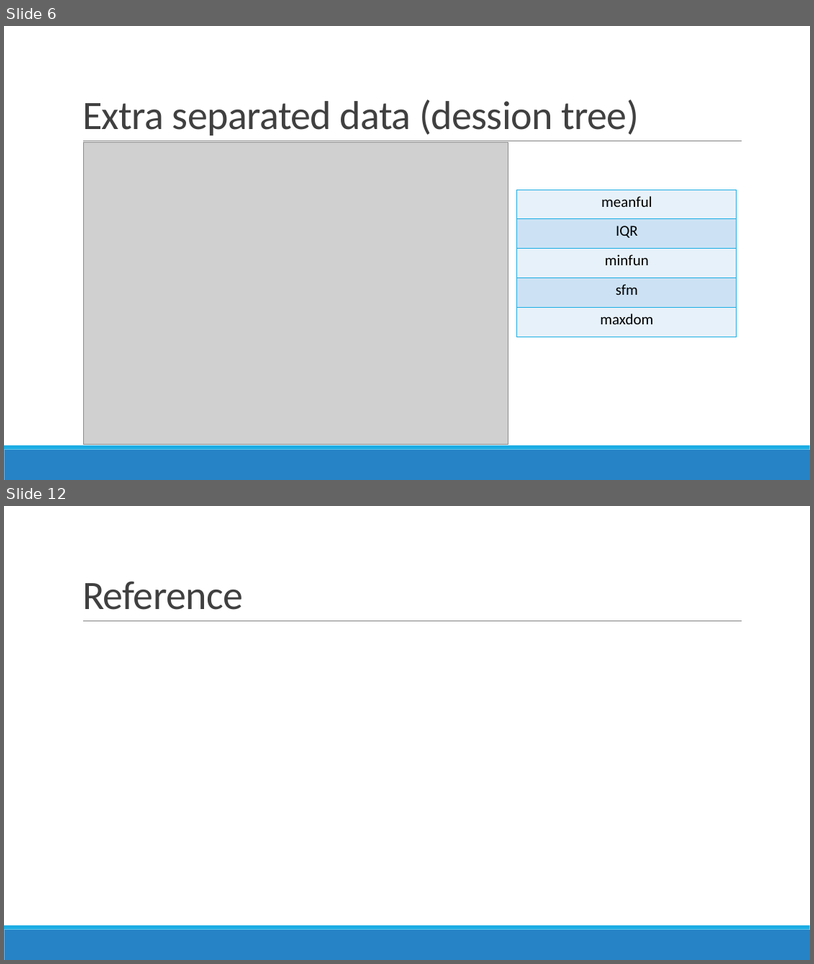
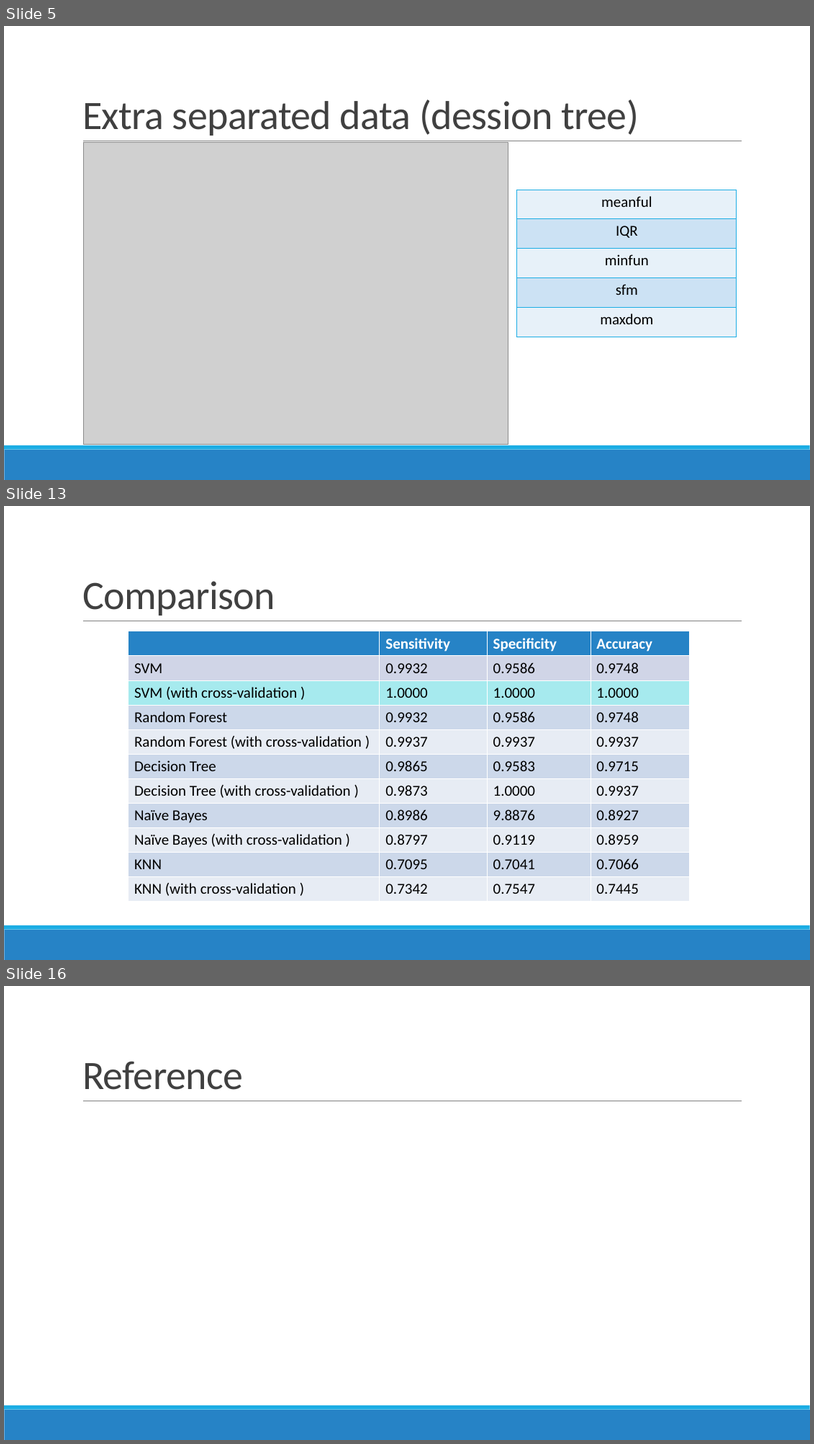
Before and after one commit to 1071-DataScience/finalproject-lazurite, a slide deck: docs/project.pptx. Shown one above the other, each under a label of ours: slides 6 and 12 before the commit, slides 5, 13 and 16 after it; the slides between them are not shown. The pictures are 814x964 and 814x1444 pixels, drawn with LibreOffice and Linux fonts; fonts in the diff are those of the drawing; grey boxes stand for pictures. Boxes give left, top, right and bottom in pixels: in the first picture for what was removed or moved away, otherwise in the second. Text is boxed around its words. In the diff, an @@ line names an element or a change of style, - is before the commit and + after.

```diff
--- a/docs/project.pptx
+++ b/docs/project.pptx
@@ slide 13 added at (x1=4, y1=506, x2=810, y2=960), background #FFFFFF; not listed: 3 template elements that a slide beside it also shows @@
@@ title added at (x1=82, y1=581, x2=275, y2=615), 48 pt, text #404040 @@
+Comparison
@@ table added at (x1=129, y1=631, x2=691, y2=901), 11 rows, 4 columns @@
+ | Sensitivity | Specificity | Accuracy
+SVM | 0.9932 | 0.9586 | 0.9748
+SVM (with cross-validation ) | 1.0000 | 1.0000 | 1.0000
+Random Forest | 0.9932 | 0.9586 | 0.9748
+Random Forest (with cross-validation ) | 0.9937 | 0.9937 | 0.9937
+Decision Tree | 0.9865 | 0.9583 | 0.9715
+Decision Tree (with cross-validation ) | 0.9873 | 1.0000 | 0.9937
+Naïve Bayes | 0.8986 | 9.8876 | 0.8927
+Naïve Bayes (with cross-validation ) | 0.8797 | 0.9119 | 0.8959
+KNN | 0.7095 | 0.7041 | 0.7066
+KNN (with cross-validation ) | 0.7342 | 0.7547 | 0.7445
@@ what was slide 6 is now slide 5 @@
@@ what was slide 12 is now slide 16 @@
```
Also in this commit, not shown: 3 slides changed, 8 other slides added, 5 slides removed, 1 other file.
